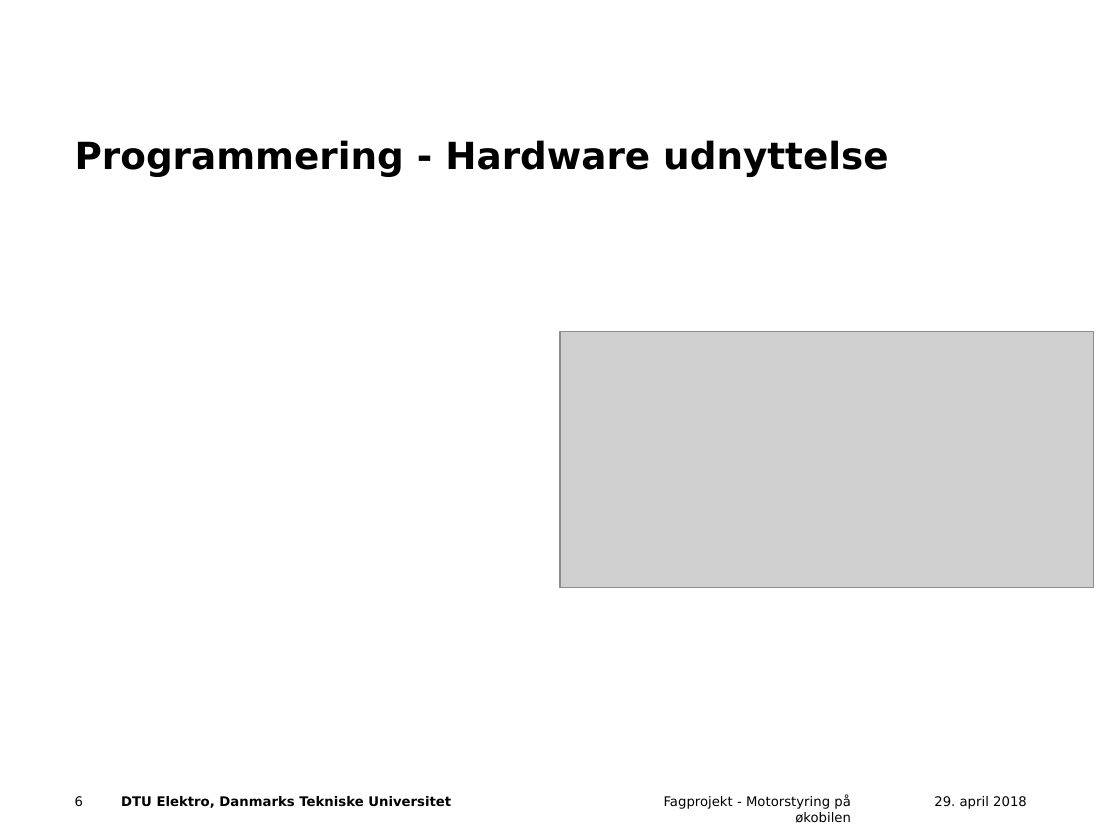
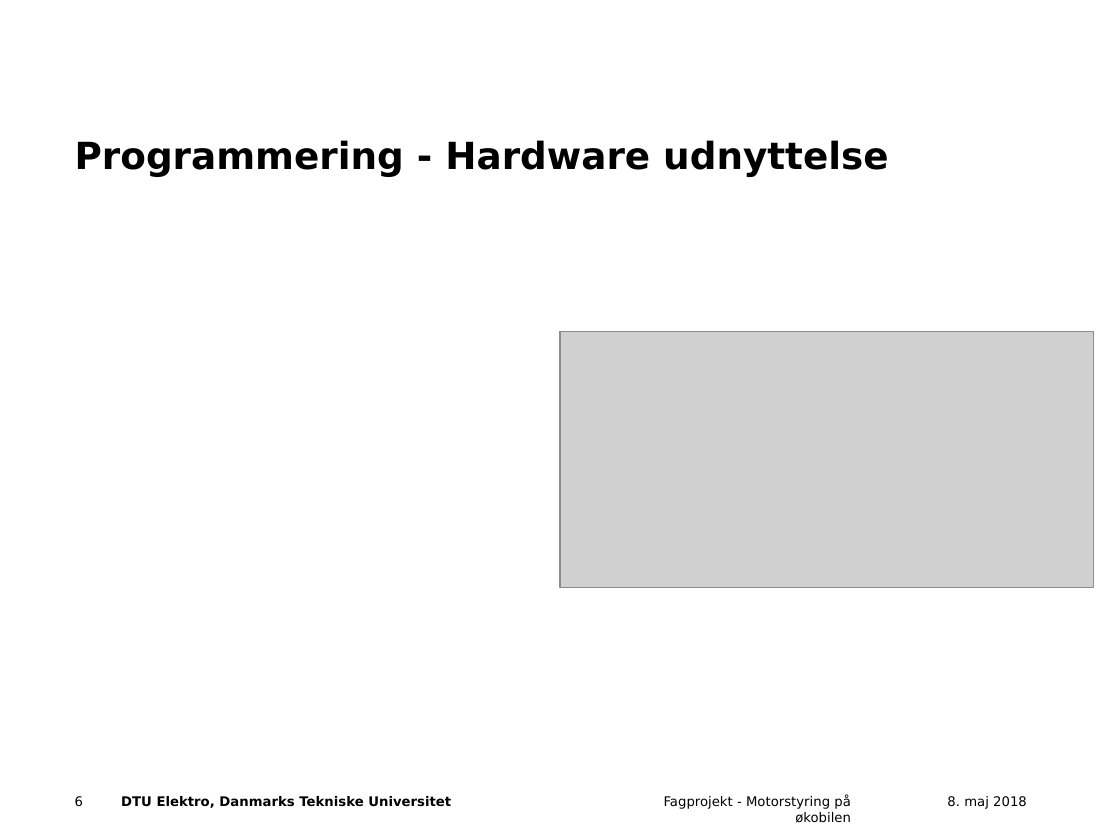
Before and after one commit to Frupla/ECU-board, a slide deck: slide 6 of midtvejsPraes.pptx. Drawn at 1120x840 pixels with LibreOffice and Linux fonts; fonts in the diff are those of the drawing; grey boxes stand for pictures; background and template pictures are left out. Boxes give left, top, right and bottom in pixels: in the first picture for what was removed or moved away, otherwise in the second. Text is boxed around its words. In the diff, an @@ line names an element or a change of style, - is before the commit and + after.

```diff
--- a/midtvejsPraes.pptx
+++ b/midtvejsPraes.pptx
@@ text at [947,796,1027,809]: text changed @@
-29. april 2018
+8. maj 2018
```
Also in this commit, not shown: 7 other slides changed, 1 slide added.
